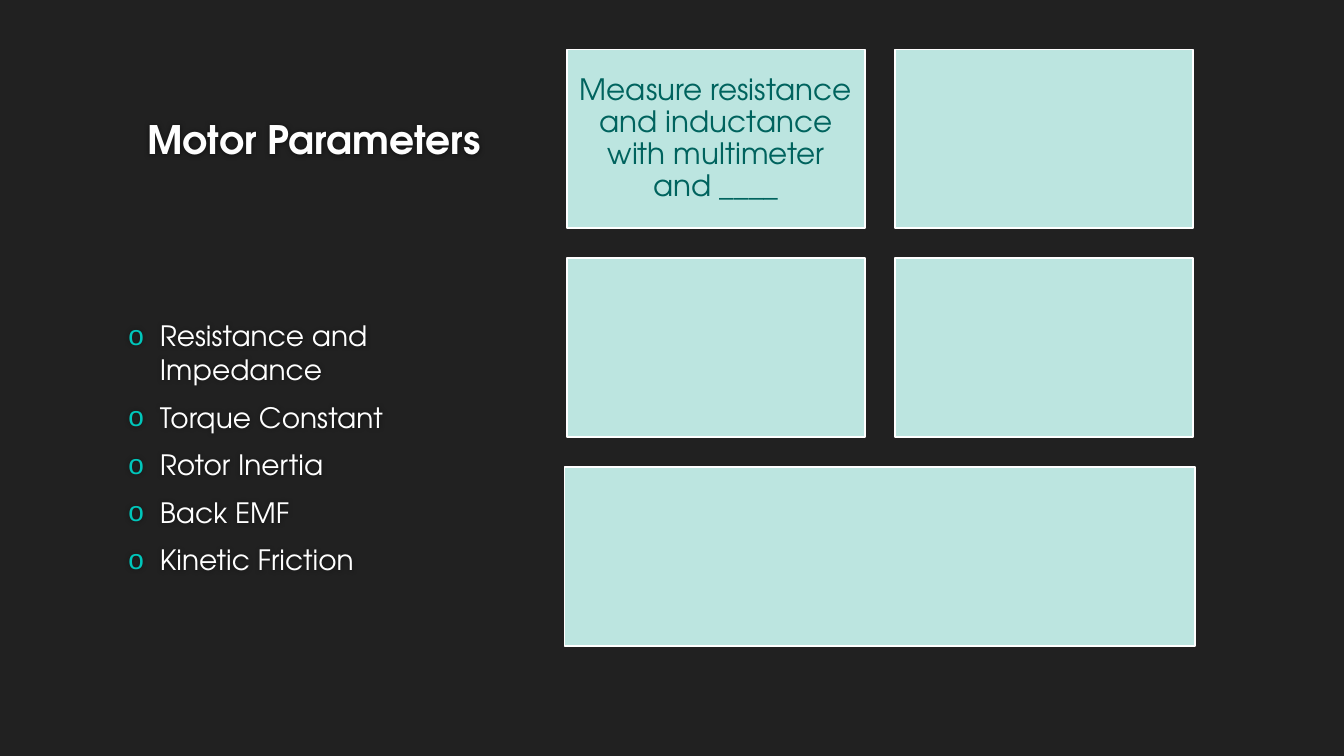
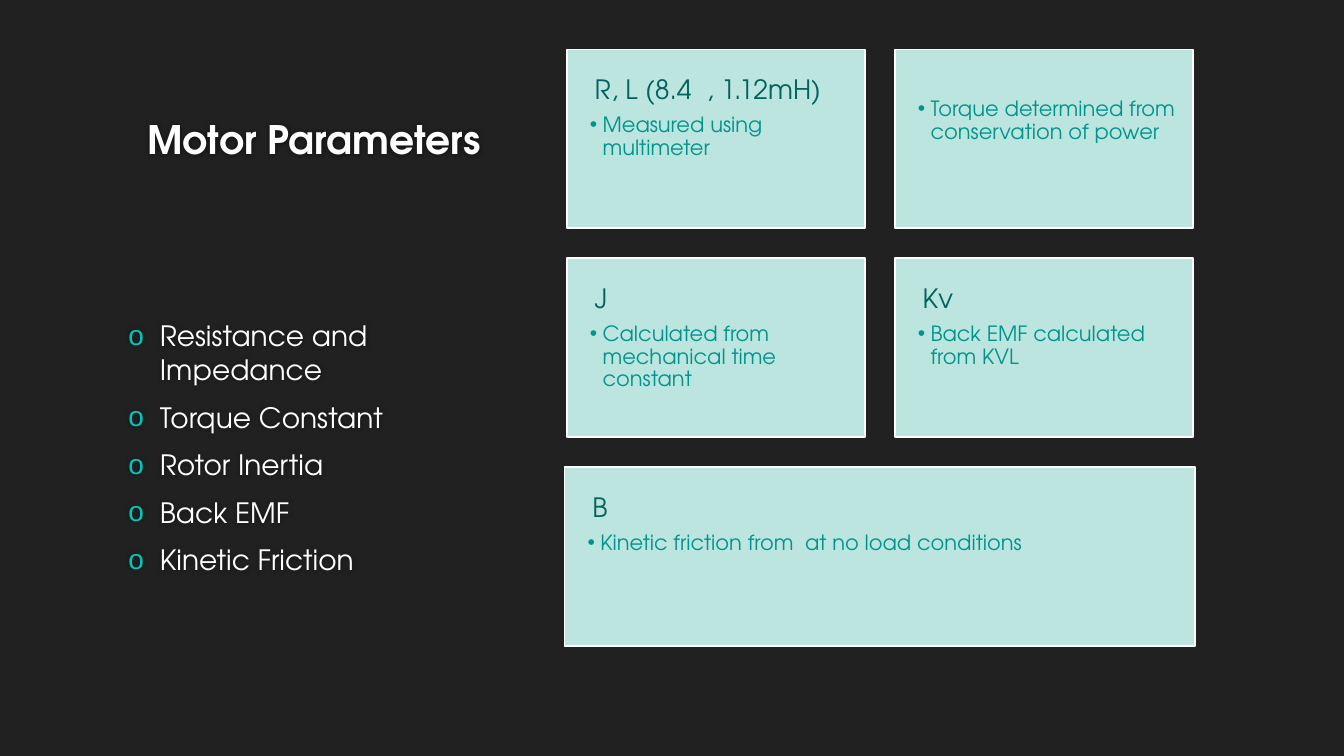
Before and after one commit to lcall3/Controller, a slide deck: slide 4 of doc/report/demo2.pptx. Drawn at 1344x756 pixels with LibreOffice and Linux fonts; fonts in the diff are those of the drawing; background and template pictures are left out. Boxes give left, top, right and bottom in pixels: in the first picture for what was removed or moved away, otherwise in the second. Text is boxed around its words. In the diff, an @@ line names an element or a change of style, - is before the commit and + after.

```diff
--- a/doc/report/demo2.pptx
+++ b/doc/report/demo2.pptx
@@ text "R, L (8.4 , 1.12mH)" at box(595, 79, 821, 156): vertical alignment middle to top @@
@@ text at box(595, 79, 821, 156): text changed; size 21 to 15 pt; text colour #00635D to #00948C @@
-Measure resistance and inductance with multimeter and ____
+R, L (8.4 , 1.12mH)
+  • Measured using multimeter
@@ group added at box(592, 100, 1175, 551): 4 texts @@
+  • Torque determined from conservation of power
+J
+  • Calculated from mechanical time constant
+Kv
+  • Back EMF calculated from KVL
+B
+  • Kinetic friction from at no load conditions
```
Also in this commit, not shown: 2 other slides changed, 7 slides added, 1 slide removed.
